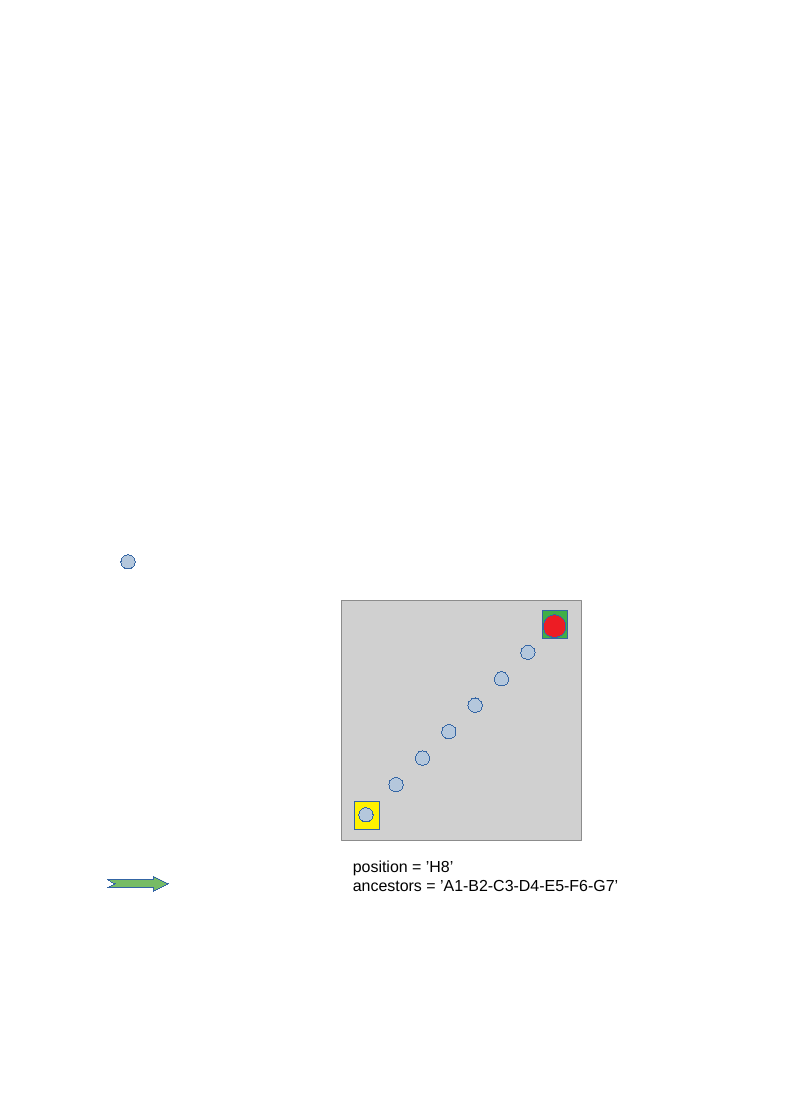
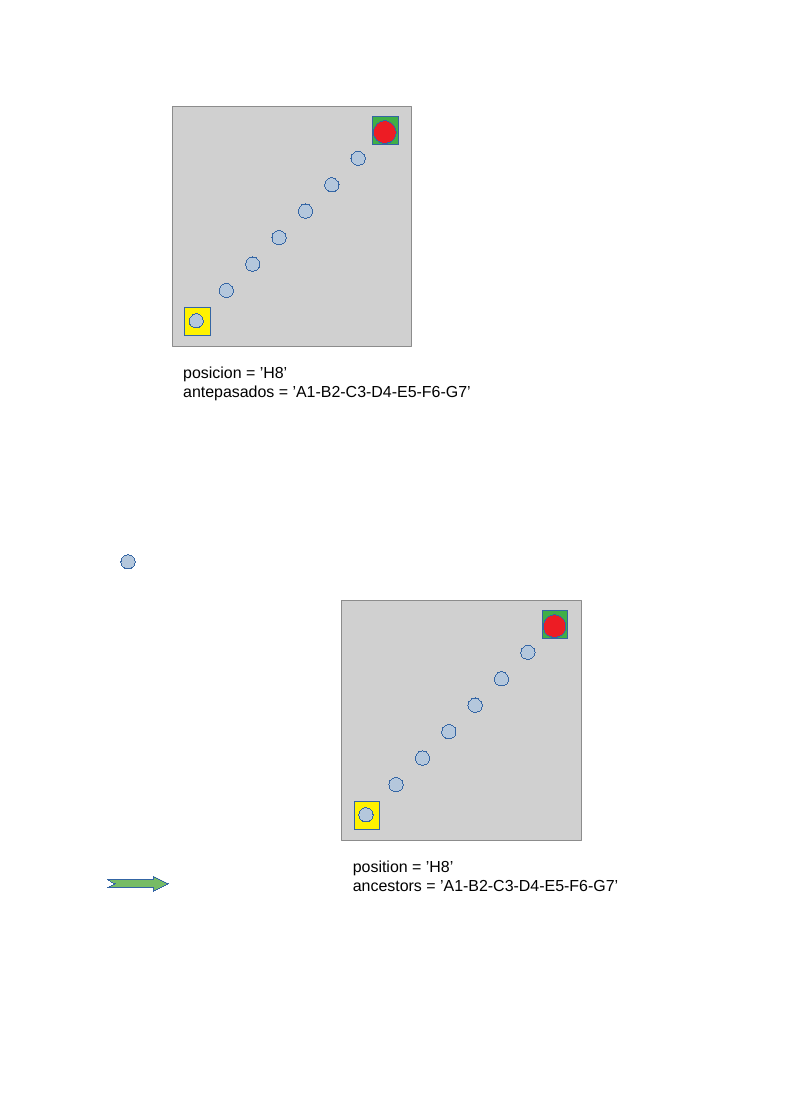
Before and after one commit to fabhrius/La-Cosa, a slide deck: slide 29 of capitulos/3 - Resolver un problema simple/Resolviendo un problema simple.odp. Drawn at 792x1120 pixels with LibreOffice and Linux fonts; fonts in the diff are those of the drawing; grey boxes stand for pictures. Boxes give left, top, right and bottom in pixels: in the first picture for what was removed or moved away, otherwise in the second. Text is boxed around its words. In the diff, an @@ line names an element or a change of style, - is before the commit and + after.

```diff
--- a/capitulos/3 - Resolver un problema simple/Resolviendo un problema simple.odp
+++ b/capitulos/3 - Resolver un problema simple/Resolviendo un problema simple.odp
@@ picture added at <box>172,106,412,346</box> @@
@@ rectangle added at <box>373,117,398,145</box>, fill #3FAF46, outline #3465A4 0 pt @@
@@ ellipse added at <box>373,121,396,144</box>, fill #ED1C24, outline #3465A4 0 pt @@
@@ ellipse added at <box>325,177,339,192</box>, fill #B4C7DC, outline #3465A4 0 pt @@
@@ ellipse added at <box>351,151,365,166</box>, fill #B4C7DC, outline #3465A4 0 pt @@
@@ ellipse added at <box>298,204,312,218</box>, fill #B4C7DC, outline #3465A4 0 pt @@
@@ ellipse added at <box>272,231,286,245</box>, fill #B4C7DC, outline #3465A4 0 pt @@
@@ ellipse added at <box>245,257,260,271</box>, fill #B4C7DC, outline #3465A4 0 pt @@
@@ ellipse added at <box>219,283,234,298</box>, fill #B4C7DC, outline #3465A4 0 pt @@
@@ rectangle added at <box>184,307,210,335</box>, fill #FFF200, outline #3465A4 0 pt @@
@@ ellipse added at <box>189,313,203,328</box>, fill #B4C7DC, outline #3465A4 0 pt @@
@@ text added at <box>183,366,471,401</box>, 12 pt, text #000000 @@
+posicion = ’H8’
+antepasados = ’A1-B2-C3-D4-E5-F6-G7’
```
Also in this commit, not shown: 2 other files.
